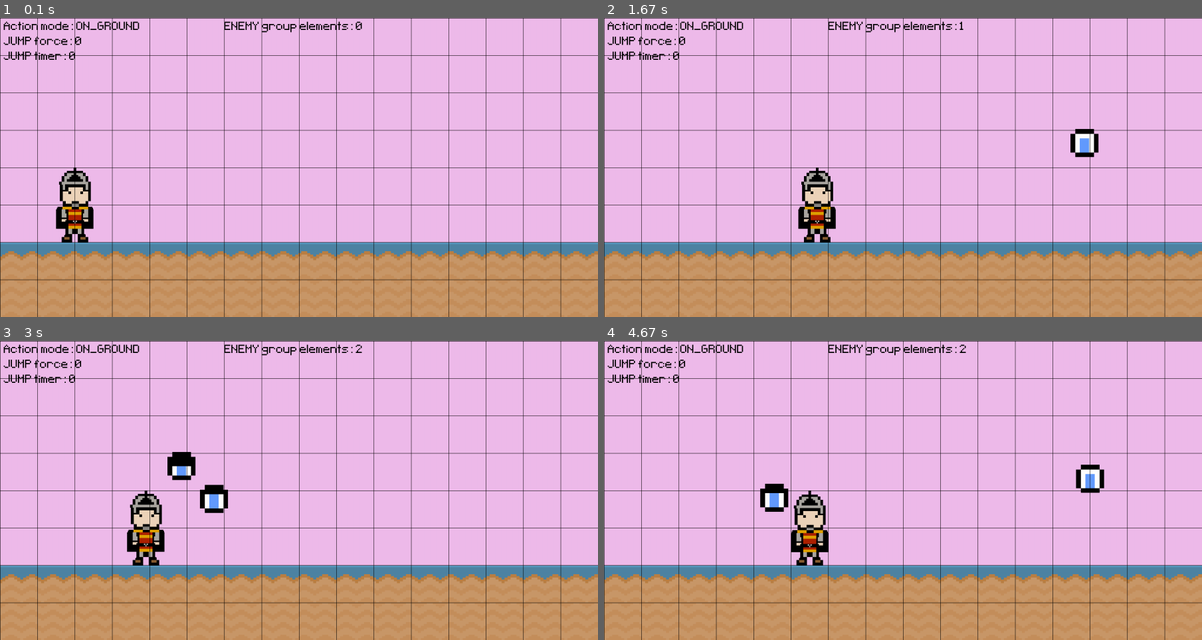
Above: before the commit, frames 1-4 (two rows, left to right).
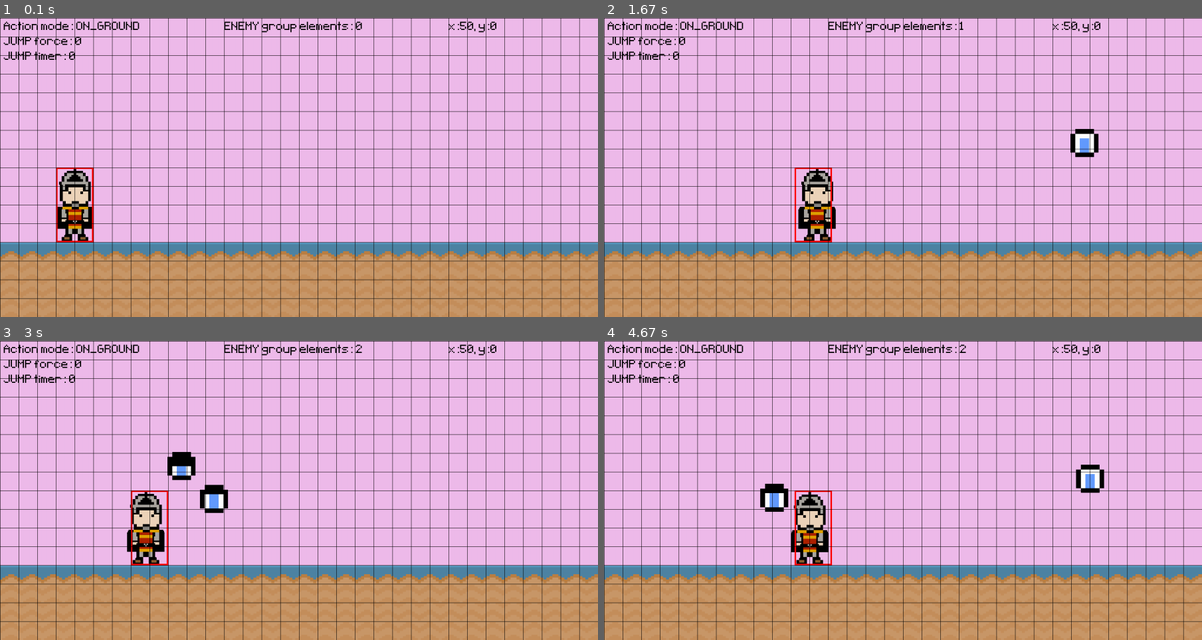
Above: after the commit, the same moments.

Repository: alo40/pygame_pininos
Game: pygame game, started from main_pininos.py
The game is run twice, just before and just after one commit, with the same random seed, the same clock (stepped at 60 frames per second) and the same inputs.
Inputs:
- Up to frame 1 (0.1 s): no input
- Up to frame 2 (1.67 s): hold Right 0.33-0.8 s; hold Right 0.83-1.3 s; hold Left from 1.33 s (still down)
- Up to frame 3 (3 s): release Left at 1.87 s; hold Down 1.9-2.2 s; hold Left 2.23-2.63 s; hold Right from 2.67 s (still down)
- Up to frame 4 (4.67 s): release Right at 3.3 s; hold Down 3.33-3.7 s; hold Left 3.73-4.2 s; hold Right from 4.23 s (still down)

The runs differ from the first frame. In frame 1, 5.4% of the frame differs, in the area x 0-100%, y 0-100%; in frame 2, 5.5%; in frame 3, 5.4%; in frame 4, 5.5%.

Commit message:
testing dynamic hero rect size

Diff:
--- a/main_pininos.py
+++ b/main_pininos.py
@@ -60,6 +60,10 @@
         self.walking()
         self.jumping()
 
+        # update image.rect based on the pixel art (in testing)
+        self.draw_boundaries()
+        self.locate_most_upper_pixel()
+
     def standing(self):
 
         # animation
@@ -102,9 +106,9 @@
 
         elif not self.action == Action.JUMPING:
 
-            # play jump sound (only once)
-            if pg.mixer.get_busy() == 0 and self.jump_force > 0:
-                self.jump_sound.play()
+            # # play jump sound (only once)
+            # if pg.mixer.get_busy() == 0 and self.jump_force > 0:
+            #     self.jump_sound.play()
 
             # initiate jump timer > 0
             self.jump_velocity = self.jump_force
@@ -130,6 +134,30 @@
             self.rect.bottom = screen_height - ground_rect.height
             self.jump_timer = 0  # reset jump timer
             self.action = Action.ON_GROUND
+
+    def draw_boundaries(self):
+
+        # draw the red rectangle within the boundary (only for testing)
+        rect_x = self.rect.x
+        rect_y = self.rect.y
+        rect_width = self.rect.width
+        rect_height = self.rect.height
+        pg.draw.rect(screen, 'Red', pg.Rect(rect_x, rect_y, rect_width, rect_height), 4)
+
+    def locate_most_upper_pixel(self):
+
+        # create a mask from the image surface
+        mask = pg.mask.from_surface(self.image)
+
+        # get the bounding rectangle of the mask
+        mask_rect = mask.get_bounding_rects()[0]
+
+        # calculate the position of the most upper pixel
+        most_upper_pixel_x = mask_rect.centerx
+        most_upper_pixel_y = mask_rect.top
+
+        return most_upper_pixel_x, most_upper_pixel_y
+        # print("Most upper pixel position:", (most_upper_pixel_x, most_upper_pixel_y))
 
 
 class Enemy(pg.sprite.Sprite):
@@ -356,11 +384,11 @@
     #     game_score += 1
 
     # Draw the horizontal lines of the grid
-    for y in range(0, screen_height, 100):
+    for y in range(0, screen_height, 50):
         pg.draw.line(screen, 'Black', (0, y), (screen_width, y))
 
     # Draw the vertical lines of the grid
-    for x in range(0, screen_width, 100):
+    for x in range(0, screen_width, 50):
         pg.draw.line(screen, 'Black', (x, 0), (x, screen_height))
 
     ## LOOP END ########################################################################
@@ -385,6 +413,17 @@
     # text_screen = game_active_font.render(f'Score: {game_score}', False, 'Black')
     # screen.blit(text_screen, (10, 90))
 
+    # # reduce rect size (testing phase)
+    # keys = pg.key.get_pressed()
+    # if keys[pg.K_SPACE]:
+    #     # print('key pressed')
+    #     hero.sprite.rect.height -= 10
+
+    # print most upper pixel position
+    most_upper_pixel_x, most_upper_pixel_y = hero.sprite.locate_most_upper_pixel()
+    text_screen = game_active_font.render(f'x:{most_upper_pixel_x}, y:{most_upper_pixel_y}', False, 'Black')
+    screen.blit(text_screen, (1200, 10))
+
     # update everything
     pg.display.update()
     game_clock.tick(60)  # ceiling limit of 60 fps
